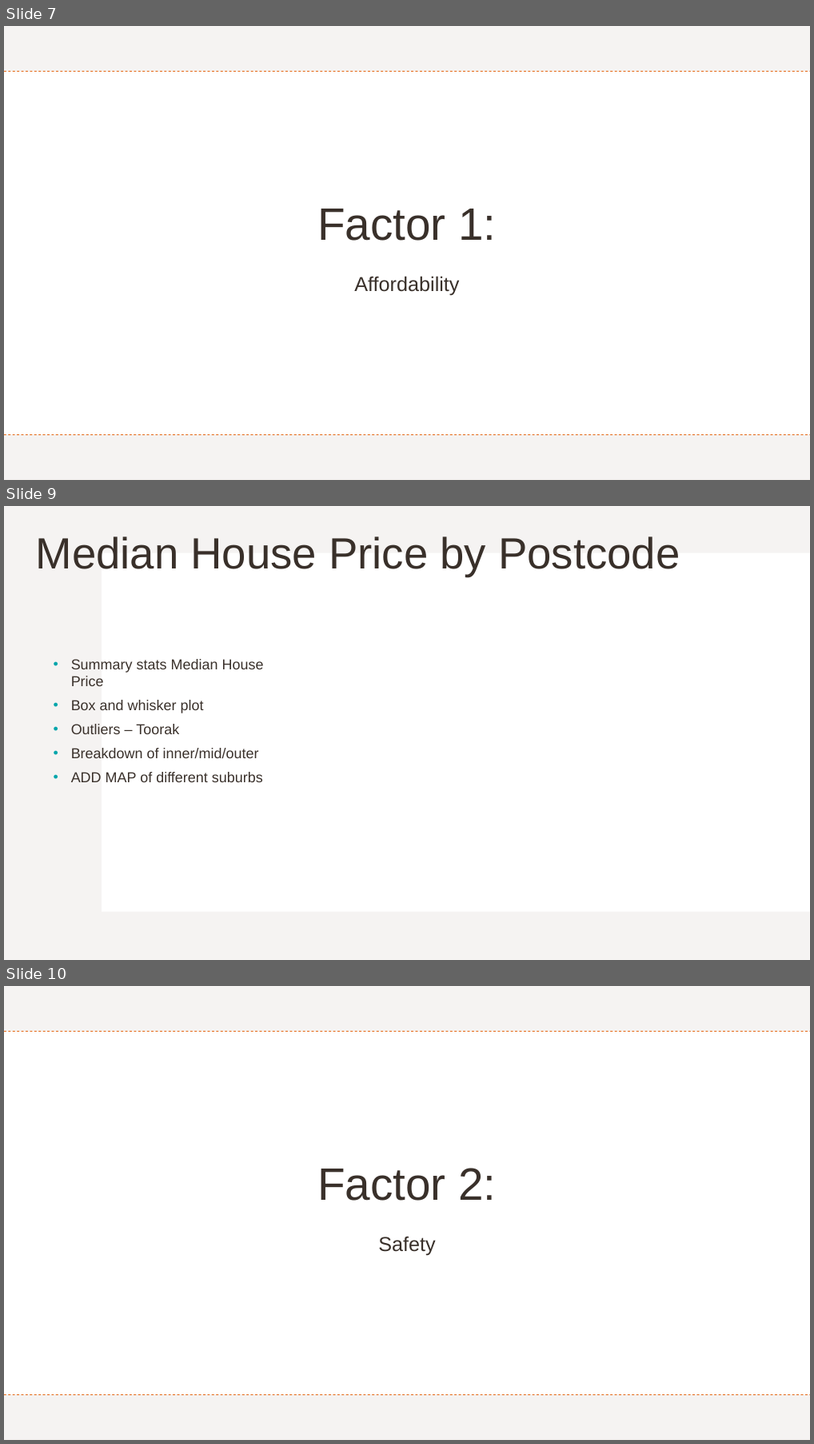
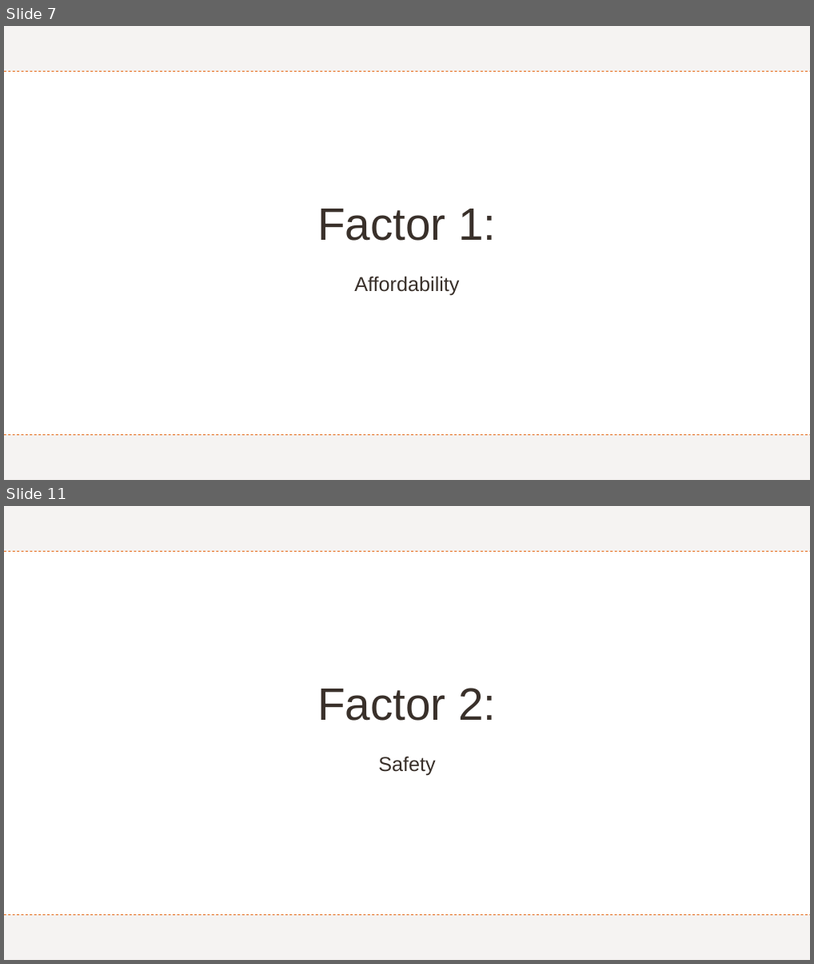
Before and after one commit to Kakhai1/bootcamp_project, a slide deck: Project 1 - Group 6 Slides_KT.pptx. Shown one above the other, each under a label of ours: slides 7, 9 and 10 before the commit, slides 7 and 11 after it; the slides between them are not shown. The pictures are 814x1444 and 814x964 pixels, drawn with LibreOffice and Linux fonts; fonts in the diff are those of the drawing. Boxes give left, top, right and bottom in pixels: in the first picture for what was removed or moved away, otherwise in the second. Text is boxed around its words. In the diff, an @@ line names an element or a change of style, - is before the commit and + after.

```diff
--- a/Project 1 - Group 6 Slides_KT.pptx
+++ b/Project 1 - Group 6 Slides_KT.pptx
@@ slide 9 removed at (4,506,810,960), background #FFFFFF; not listed: 2 template elements that a slide beside it also shows @@
@@ title removed at (36,536,680,576) @@
-Median House Price by Postcode
@@ text removed at (71,659,264,782) @@
-• Summary stats Median House Price
-• Box and whisker plot
-• Outliers – Toorak
-• Breakdown of inner/mid/outer
-• ADD MAP of different suburbs
@@ what was slide 10 is now slide 11 @@
```
Also in this commit, not shown: 2 slides changed, 2 slides added, 3 other files.
